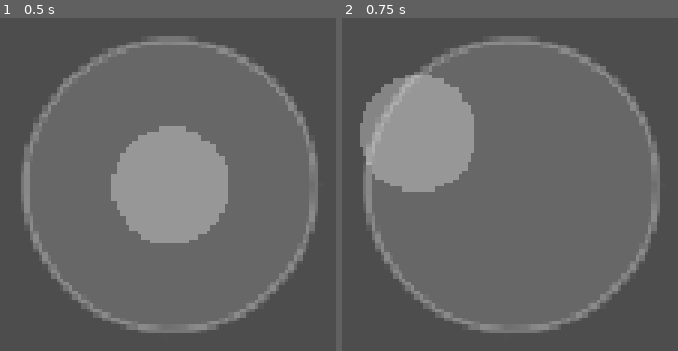
Above: before the commit, frames 1-2 (left to right).
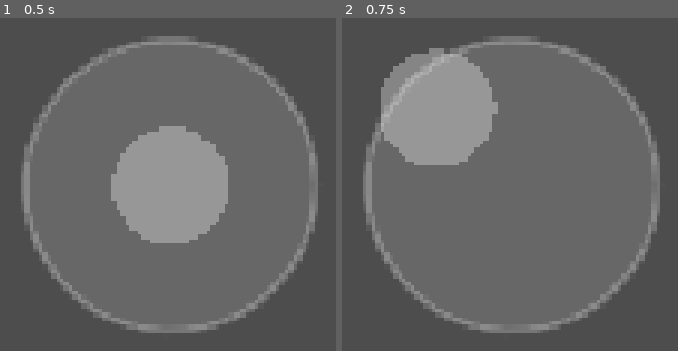
Above: after the commit, the same moments.

Repository: BirdofRain/pup-rescue
Game: Godot game, scene res://scenes/TouchJoystick.tscn
Same seed, same stepped clock (60 frames per second), same inputs: the game is played once before the commit and once after it. This scene is started directly instead of the project's main scene.
Inputs (mouse positions are in pixels of both pictures, inside the frame that each line leads up to):
- Up to frame 1 (0.5 s): no input
- Up to frame 2 (0.75 s): tap Enter at 0.5 s; drag from (513, 184) to (outside the picture) at 0.52 s

Frame 1 is identical in both runs. In frame 2, 6.5% of the frame differs, in the area x 5-47%, y 9-53%.

Commit message:
Fix joystick direction mapping for touch controls
Use _gui_input local positions directly in the touch joystick to avoid a double local transform that biased input to the left.

Co-authored-by: Cursor <cursoragent@cursor.com>

Diff:
--- a/scripts/touch_joystick.gd
+++ b/scripts/touch_joystick.gd
@@ -134,14 +134,14 @@
 
 
 func _event_local_position(event: InputEvent) -> Vector2:
-	# _gui_input delivers positions in this Control's local space — do not re-transform.
-	var local_event := make_input_local(event)
-	if local_event is InputEventMouse:
-		return (local_event as InputEventMouse).position
-	if local_event is InputEventScreenTouch:
-		return (local_event as InputEventScreenTouch).position
-	if local_event is InputEventScreenDrag:
-		return (local_event as InputEventScreenDrag).position
+	# _gui_input already provides positions in this Control's local space.
+	# Re-running make_input_local() mirrors/offsets coordinates (notably on right-side anchors).
+	if event is InputEventMouse:
+		return (event as InputEventMouse).position
+	if event is InputEventScreenTouch:
+		return (event as InputEventScreenTouch).position
+	if event is InputEventScreenDrag:
+		return (event as InputEventScreenDrag).position
 	return Vector2.ZERO
 
 
